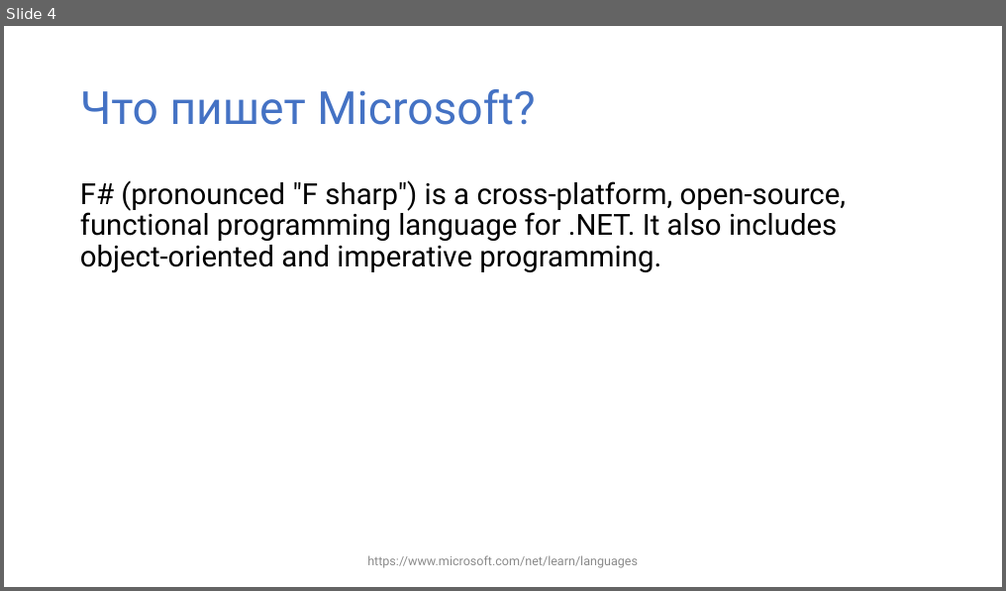
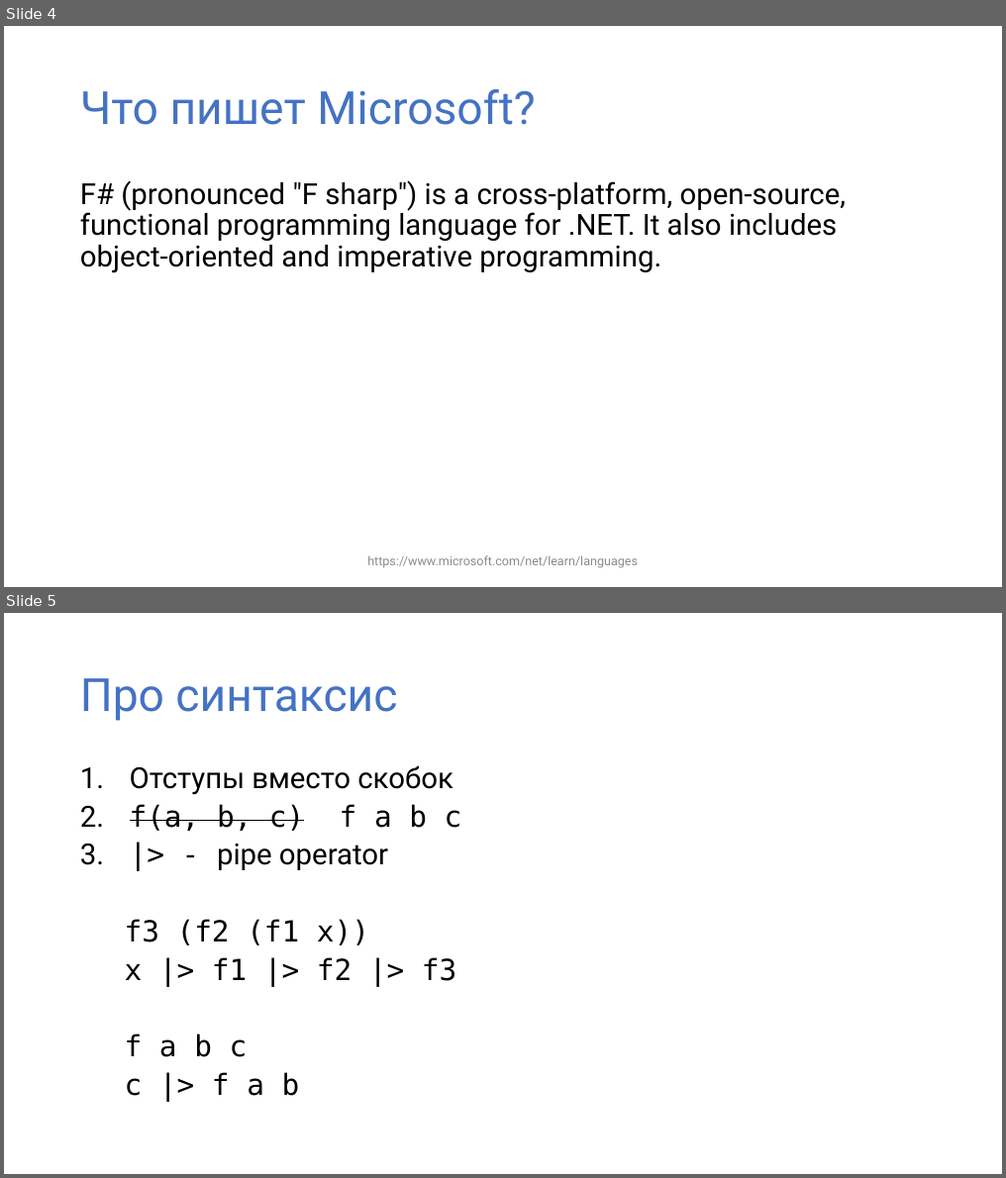
Before and after one commit to yevgeniyredko/shpora-2018-fsharp, a slide deck: shpora-2018-fsharp.pptx. Shown one above the other, each under a label of ours: slide 4 before the commit, slides 4 and 5 after it. The pictures are 1006x591 and 1006x1178 pixels, drawn with LibreOffice and Linux fonts; fonts in the diff are those of the drawing. Boxes give left, top, right and bottom in pixels: in the first picture for what was removed or moved away, otherwise in the second. Text is boxed around its words. In the diff, an @@ line names an element or a change of style, - is before the commit and + after.

```diff
--- a/shpora-2018-fsharp.pptx
+++ b/shpora-2018-fsharp.pptx
@@ slide 5 added at <box>4,613,1002,1174</box>, background #FFFFFF @@
@@ title added at <box>80,678,397,721</box>, 44 pt, text #4472C4 @@
+Про синтаксис
@@ text added at <box>125,765,462,1096</box>, 28 pt, text #000000 @@
+1. Отступы вместо скобок
+2. f(a, b, c) f a b c
+3. |> - pipe operator
+f3 (f2 (f1 x))
+x |> f1 |> f2 |> f3
+f a b c
+c |> f a b
```
Also in this commit, not shown: 2 slides changed, 21 other slides added, 2 slides removed, 1 other file.
